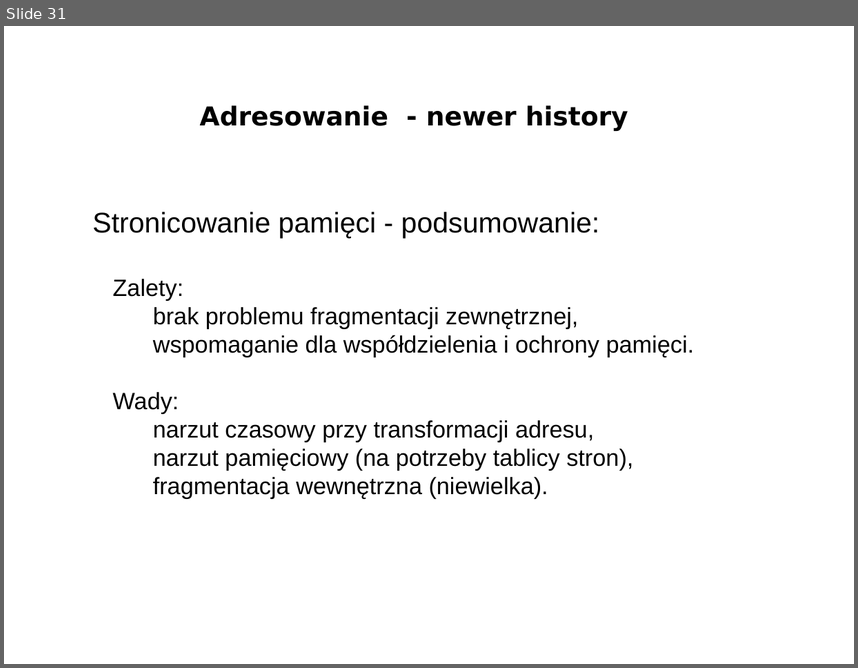
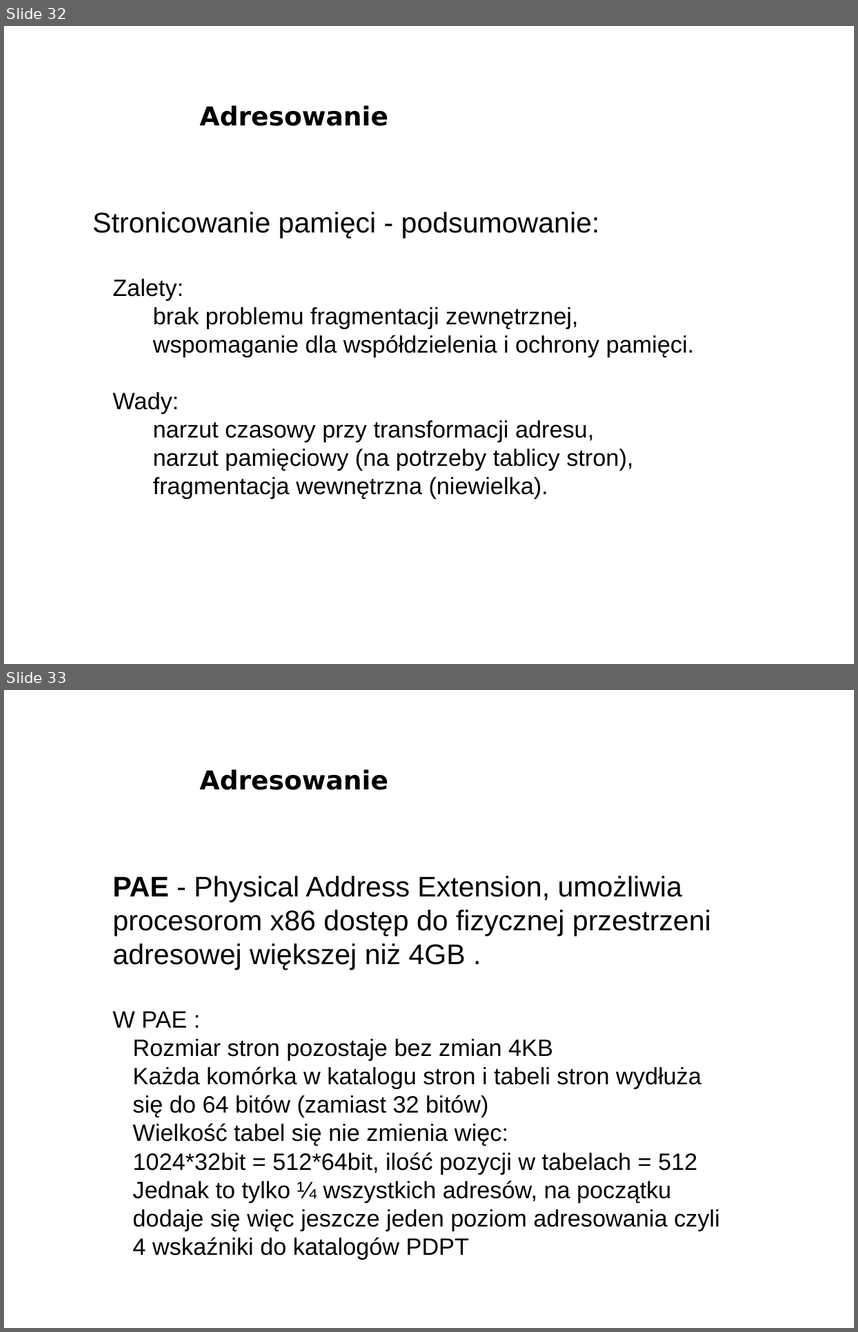
Before and after one commit to bercik/pn_prezentacja, a slide deck: śmieszki_i_inne_zwierzęta/prezentacja.odp. Shown one above the other, each under a label of ours: slide 31 before the commit, slides 32 and 33 after it. The pictures are 858x668 and 858x1332 pixels, drawn with LibreOffice and Linux fonts; fonts in the diff are those of the drawing; background and template pictures are left out. Boxes give left, top, right and bottom in pixels: in the first picture for what was removed or moved away, otherwise in the second. Text is boxed around its words. In the diff, an @@ line names an element or a change of style, - is before the commit and + after.

Commit message:
adresowanie jest całe

```diff
--- a/śmieszki_i_inne_zwierzęta/prezentacja.odp
+++ b/śmieszki_i_inne_zwierzęta/prezentacja.odp
@@ slide 33 added at box(4, 690, 854, 1328), background picture (left out) @@
@@ title added at box(200, 769, 388, 790), 22 pt, text #000000, bold @@
+Adresowanie
@@ text added at box(113, 876, 720, 1259), 20 pt, text #000000 @@
+PAE - Physical Address Extension, umożliwia procesorom x86 dostęp do fizycznej przestrzeni adresowej większej niż 4GB .
+W PAE :
+● Rozmiar stron pozostaje bez zmian 4KB
+● Każda komórka w katalogu stron i tabeli stron wydłuża się do 64 bitów (zamiast 32 bitów)
+● Wielkość tabel się nie zmienia więc:
+● 1024*32bit = 512*64bit, ilość pozycji w tabelach = 512
+● Jednak to tylko ¼ wszystkich adresów, na początku dodaje się więc jeszcze jeden poziom adresowania czyli 4 wskaźniki do katalogów PDPT
@@ what was slide 31 is now slide 32 @@
@@ slide 32 changed as well @@
@@ title at box(200, 105, 388, 126): text changed @@
-Adresowanie - newer history
+Adresowanie
```
Also in this commit, not shown: 13 other slides changed, 12 other slides added, 3 slides removed.
